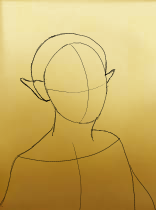
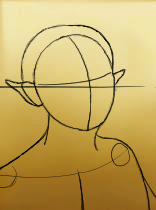
Before/after of a 156px x 210px layered artwork. What changed in the layer stack:
added layer "Horizon" above "Paint Body" over 0, 64, 156, 128
painted on "Paint Body" over 0, 23, 156, 210
painted on "Paint Ears" over 0, 23, 128, 128
painted on "Paint Hair" over 0, 23, 128, 128
